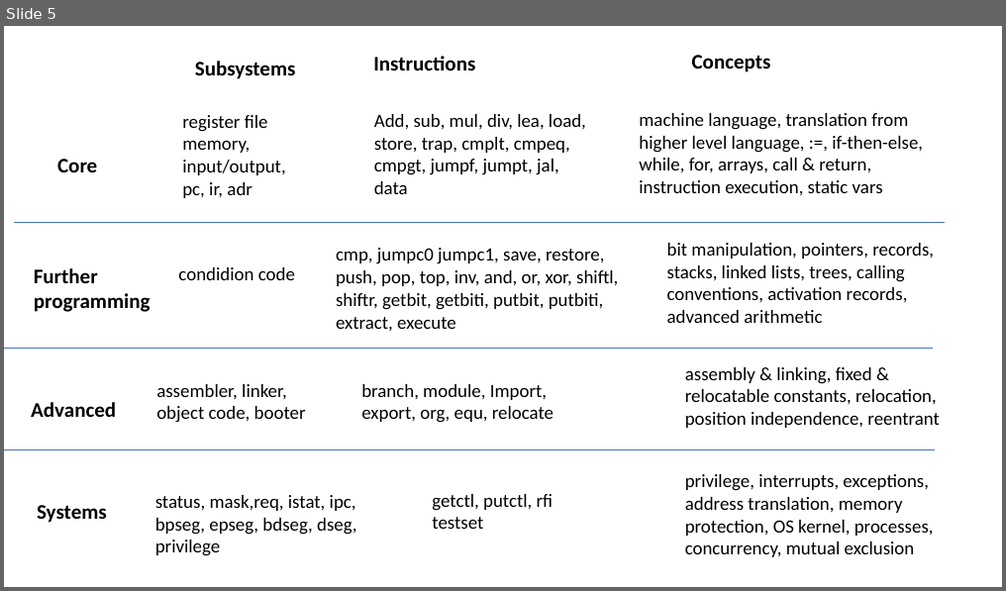
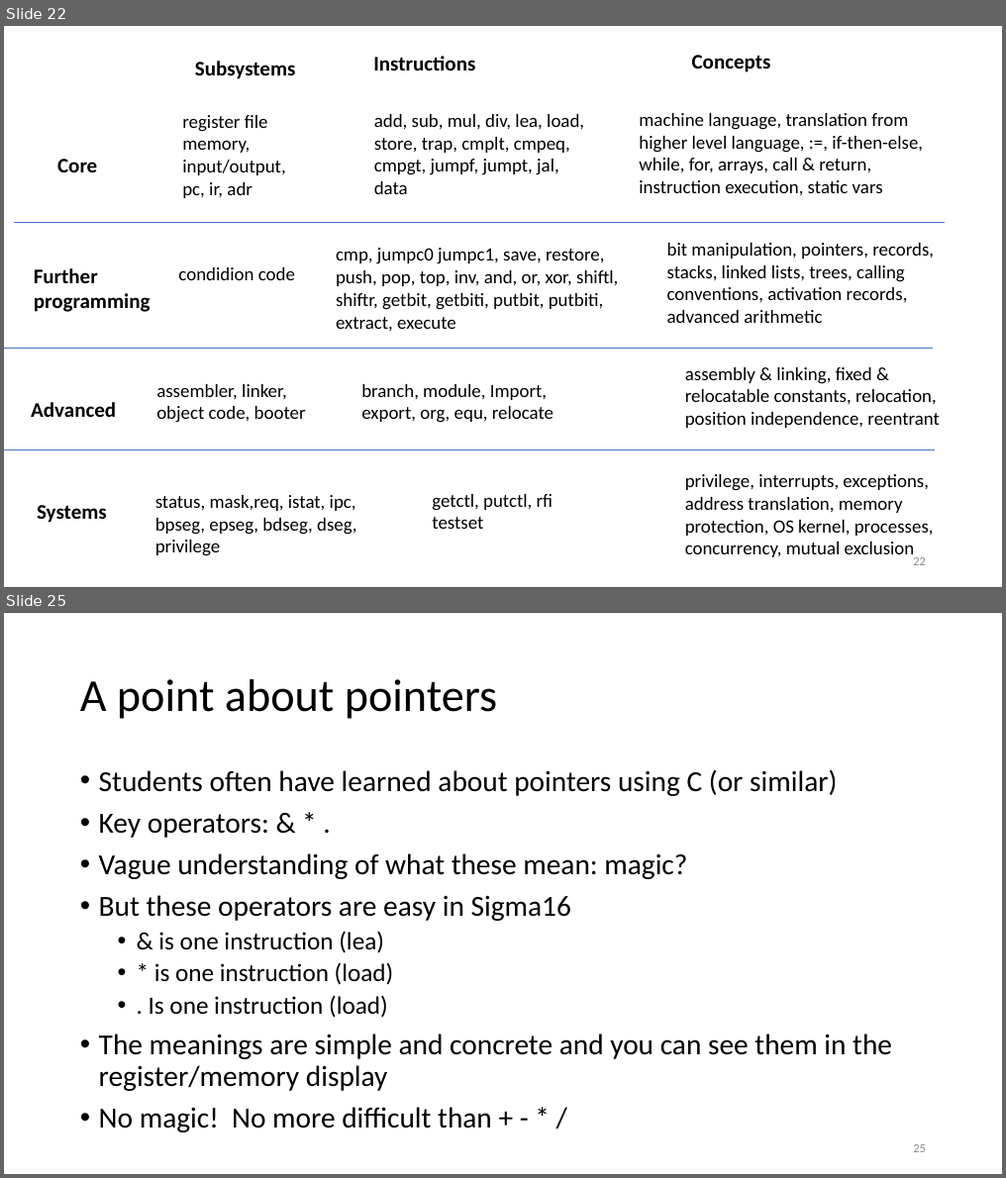
Before and after one commit to jtod/jtod.github.io, a slide deck: home/Sigma16/dev/docs/papers/Computer systems with Sigma16 and Hydra.pptx. Shown one above the other, each under a label of ours: slide 5 before the commit, slides 22 and 25 after it; the slides between them are not shown. The pictures are 1006x591 and 1006x1178 pixels, drawn with LibreOffice and Linux fonts; fonts in the diff are those of the drawing. Boxes give left, top, right and bottom in pixels: in the first picture for what was removed or moved away, otherwise in the second. Text is boxed around its words. In the diff, an @@ line names an element or a change of style, - is before the commit and + after.

Commit message:
3.0.34 with Sigma16 inside home directory

```diff
--- a/home/Sigma16/dev/docs/papers/Computer systems with Sigma16 and Hydra.pptx
+++ b/home/Sigma16/dev/docs/papers/Computer systems with Sigma16 and Hydra.pptx
@@ slide 25 added at (4, 613, 1002, 1174), background #FFFFFF @@
@@ title added at (80, 679, 497, 719), 44 pt, text #000000 @@
+A point about pointers
@@ text added at (99, 769, 892, 1133), 28 pt, text #000000 @@
+• Students often have learned about pointers using C (or similar)
+• Key operators: & * .
+• Vague understanding of what these mean: magic?
+• But these operators are easy in Sigma16
+  • & is one instruction (lea)
+  • * is one instruction (load)
+  • . Is one instruction (load)
+• The meanings are simple and concrete and you can see them in the register/memory display
+• No magic! No more difficult than + - * /
@@ page number added at (913, 1145, 926, 1153), 12 pt, text #8C8C8C @@
+25
@@ what was slide 5 is now slide 22 @@
@@ slide 22 changed as well @@
@@ text at (374, 114, 584, 194): text changed @@
-Add, sub, mul, div, lea, load, store, trap, cmplt, cmpeq, cmpgt, jumpf, jumpt, jal, data
+add, sub, mul, div, lea, load, store, trap, cmplt, cmpeq, cmpgt, jumpf, jumpt, jal, data
@@ page number added at (913, 558, 926, 566), 12 pt, text #8C8C8C @@
+22
```
Also in this commit, not shown: 2 other slides changed, 24 other slides added, 1 slide removed, 11 other files.
